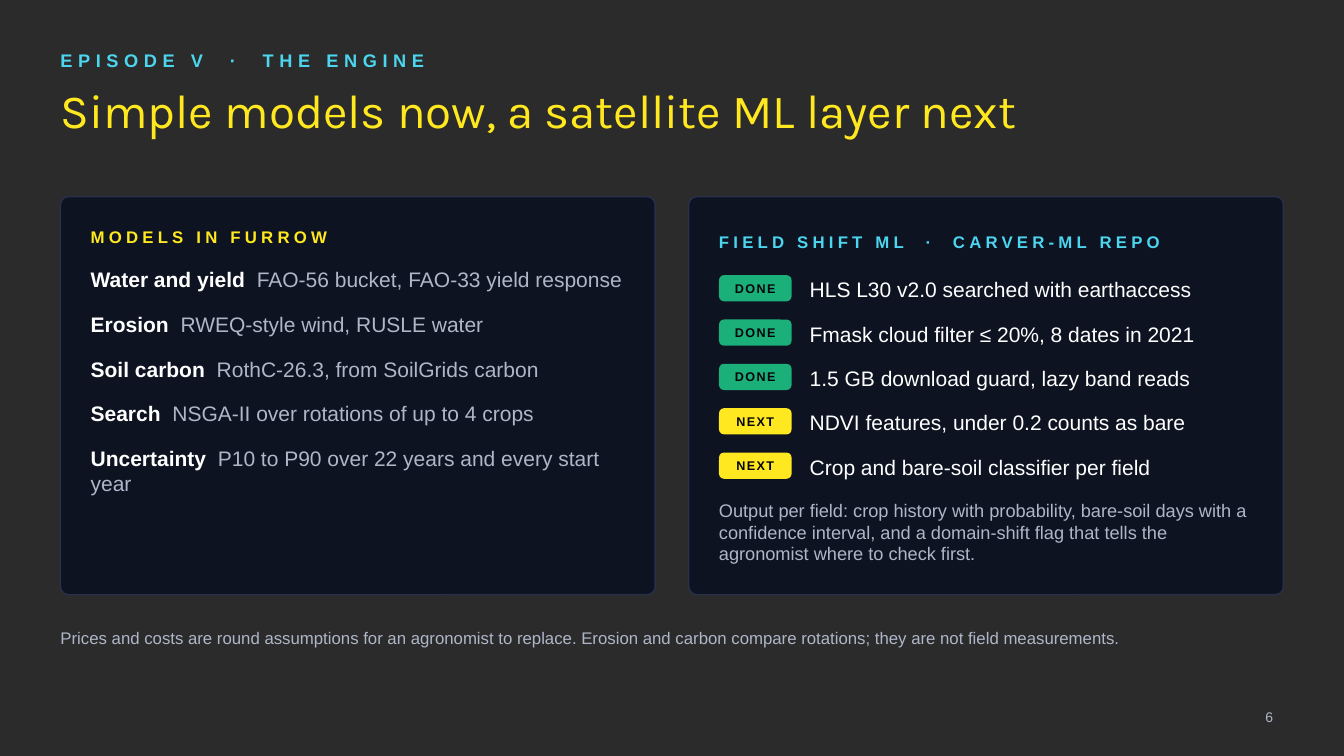
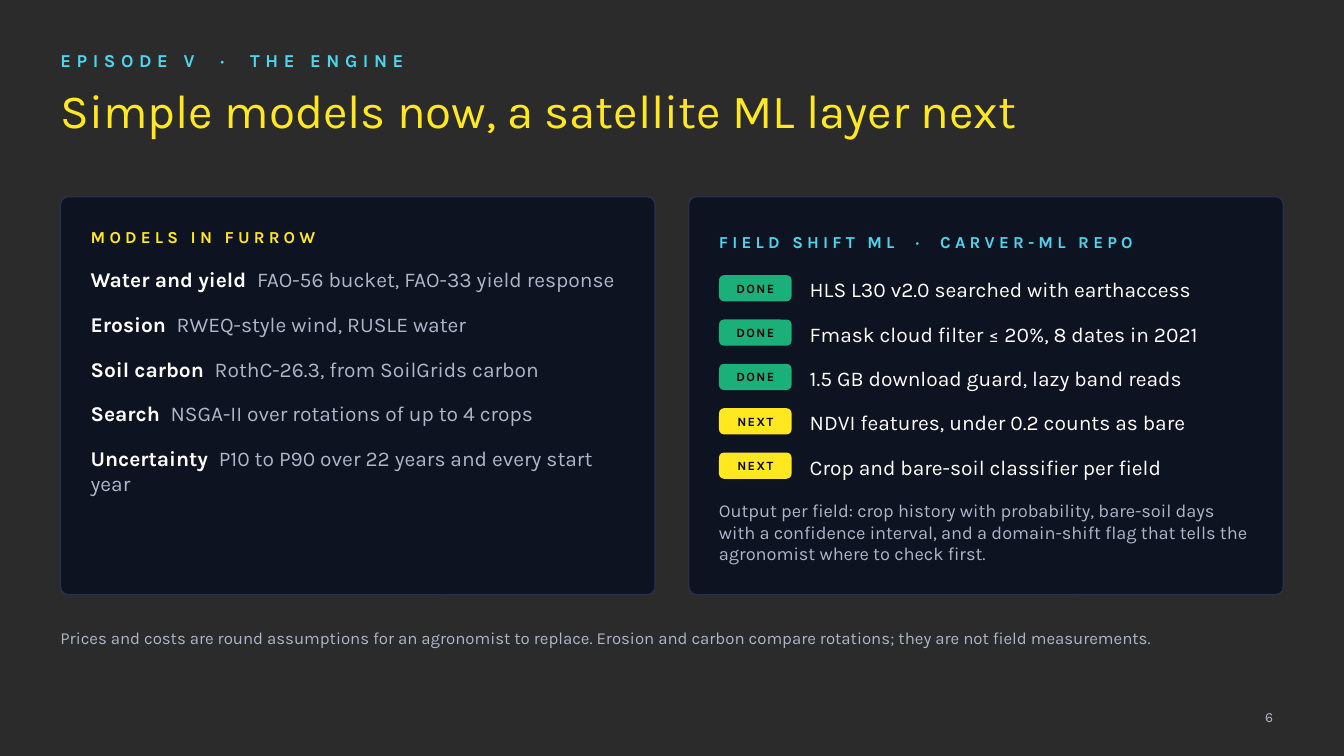
Before and after one commit to sofiyagpu/Furrow, a slide deck: slide 6 of presentation/Furrow.pptx. Drawn at 1344x756 pixels with LibreOffice and Linux fonts; fonts in the diff are those of the drawing; background and template pictures are left out; a plain dark background stands for a picture behind light text. Boxes give left, top, right and bottom in pixels: in the first picture for what was removed or moved away, otherwise in the second. Text is boxed around its words. In the diff, an @@ line names an element or a change of style, - is before the commit and + after.

```diff
--- a/presentation/Furrow.pptx
+++ b/presentation/Furrow.pptx
@@ font Arial to Karla in 15 elements at bbox=[60, 55, 403, 68], bbox=[91, 232, 615, 496], bbox=[719, 237, 1132, 248], bbox=[719, 275, 791, 301], bbox=[810, 282, 1190, 298], bbox=[719, 320, 791, 346], bbox=[810, 327, 1198, 344], bbox=[719, 364, 791, 390], bbox=[810, 371, 1181, 391], bbox=[719, 408, 791, 435], bbox=[810, 415, 1185, 432], bbox=[719, 453, 791, 479], bbox=[810, 460, 1161, 480], bbox=[719, 504, 1247, 565], bbox=[60, 632, 1151, 648] @@
```
Also in this commit, not shown: 5 other slides changed, 7 other files.
